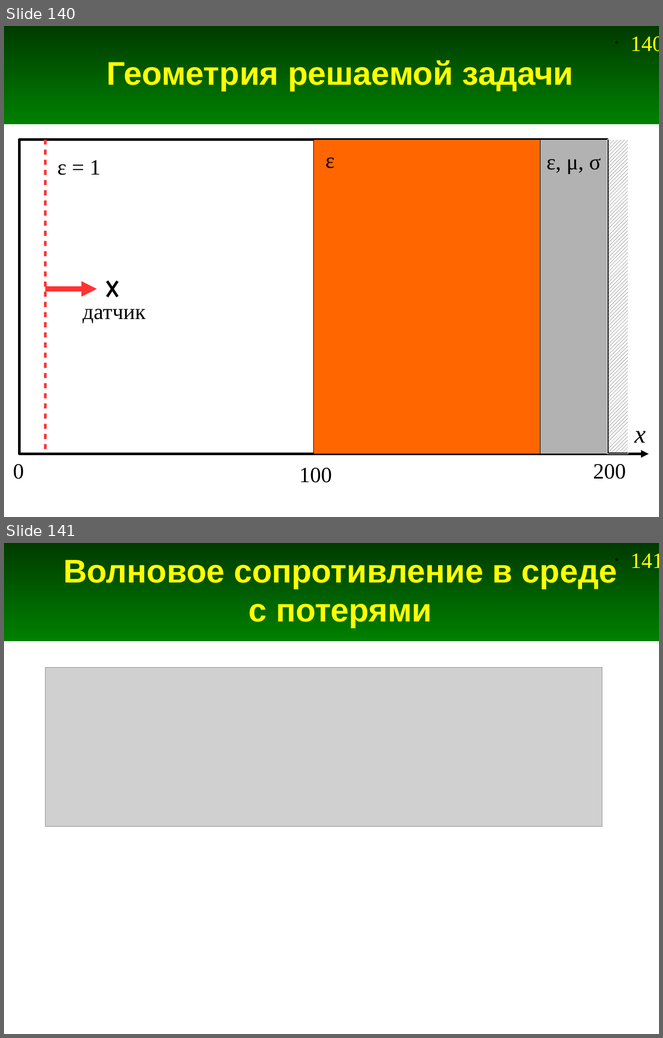
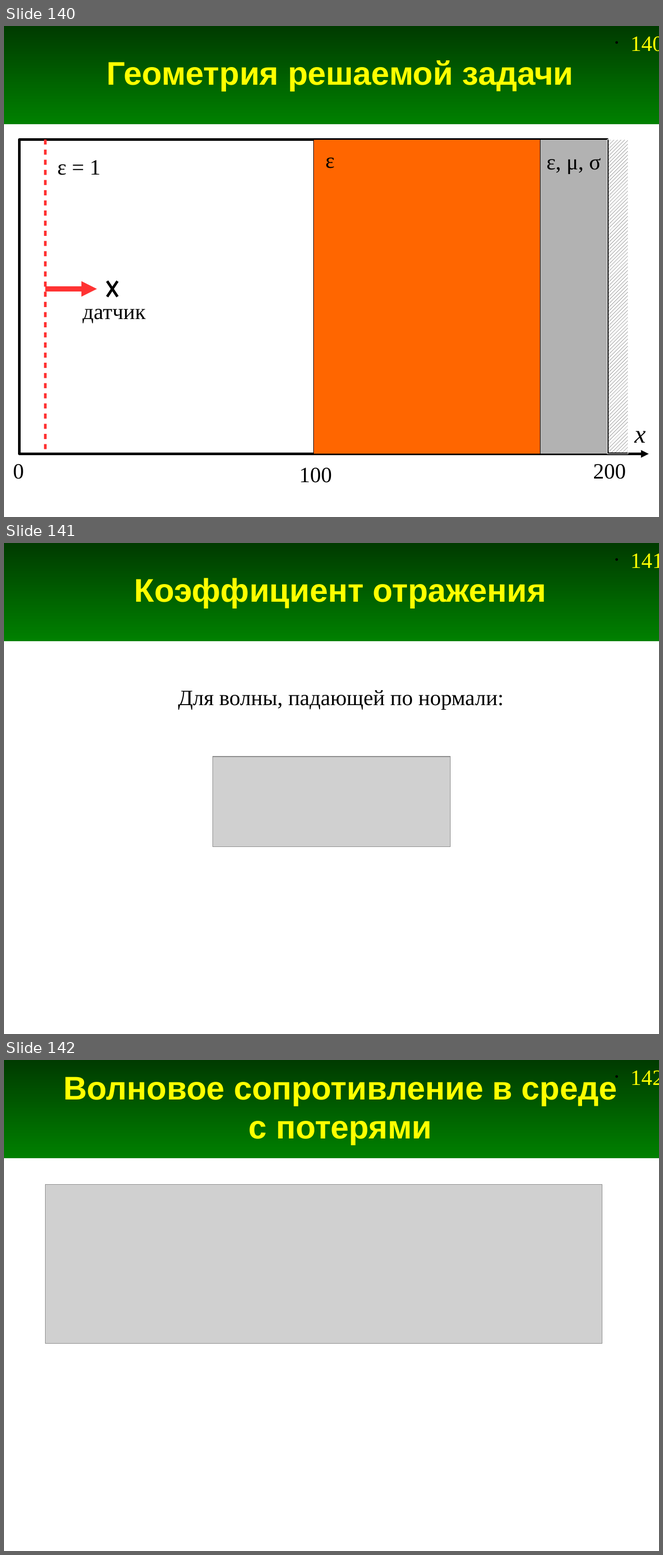
Before and after one commit to andris0147sv/modelling, a slide deck: presentations/2. FDTD.odp. Shown one above the other, each under a label of ours: slides 140 and 141 before the commit, slides 140, 141 and 142 after it. The pictures are 663x1038 and 663x1555 pixels, drawn with LibreOffice and Linux fonts; fonts in the diff are those of the drawing; grey boxes stand for pictures. Boxes give left, top, right and bottom in pixels: in the first picture for what was removed or moved away, otherwise in the second. Text is boxed around its words. In the diff, an @@ line names an element or a change of style, - is before the commit and + after.

```diff
--- a/presentations/2. FDTD.odp
+++ b/presentations/2. FDTD.odp
@@ slide 141 added at [4,543,659,1034], background #FFFFFF; not listed: 2 template elements that a slide beside it also shows @@
@@ title added at [135,578,546,608], 36 pt, text #FFFF00, bold @@
+Коэффициент отражения
@@ text added at [178,690,504,710], 24 pt, text #000000 @@
+Для волны, падающей по нормали:
@@ picture added at [213,757,451,847] @@
@@ what was slide 141 is now slide 142 @@
@@ page number at [631,1070,659,1085]: text changed @@
-• 141
+• 142
```
Also in this commit, not shown: 6 slides changed, 2 other slides added, 8 slides removed, 6 other files.
